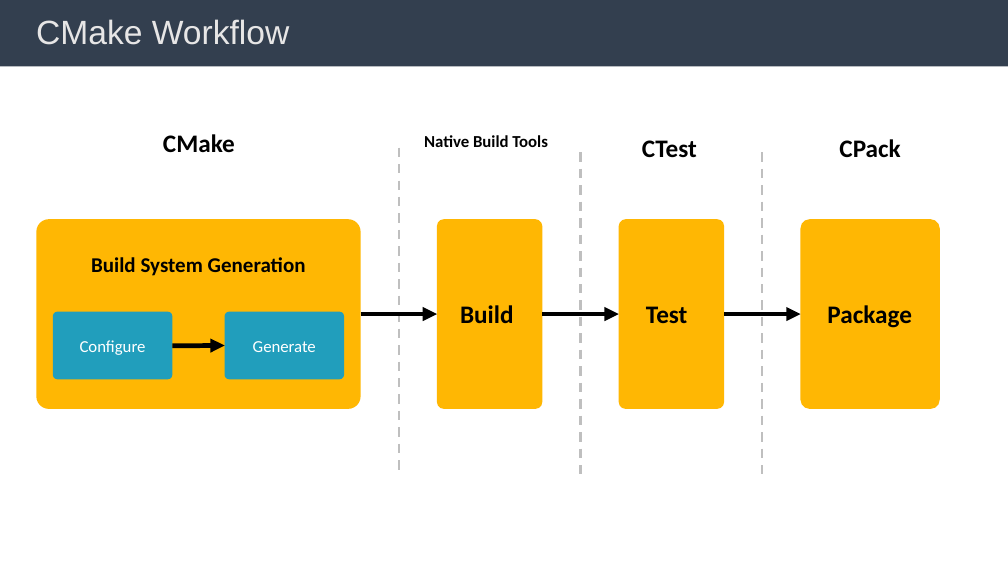
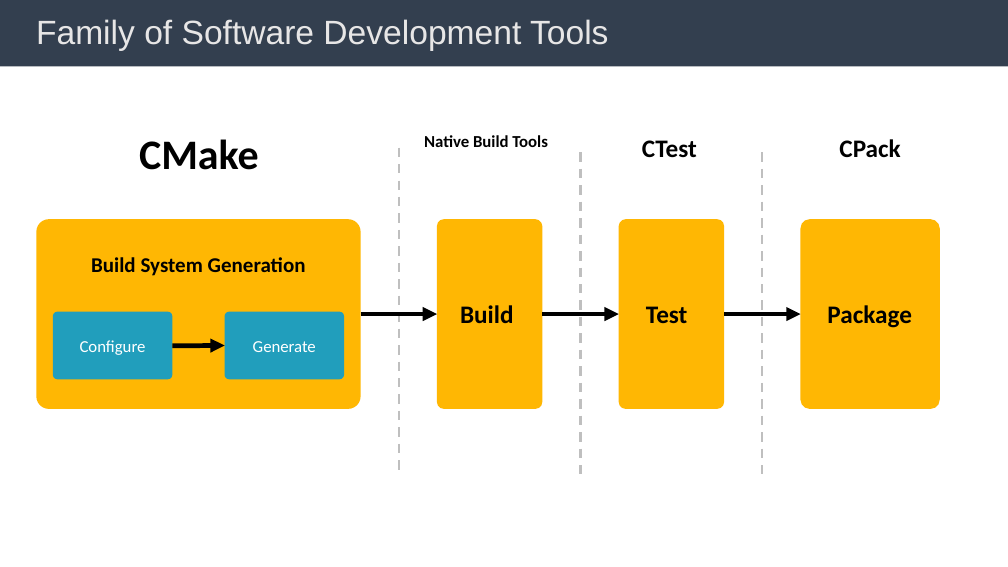
Before and after one commit to BingHanLin/Learn_Modern_CMake, a slide deck: slide 4 of cmake notes.pptx. Drawn at 1008x567 pixels with LibreOffice and Linux fonts; fonts in the diff are those of the drawing; background and template pictures are left out. Boxes give left, top, right and bottom in pixels: in the first picture for what was removed or moved away, otherwise in the second. Text is boxed around its words. In the diff, an @@ line names an element or a change of style, - is before the commit and + after.

```diff
--- a/cmake notes.pptx
+++ b/cmake notes.pptx
@@ title at bbox=[36, 19, 608, 51]: text changed @@
-CMake Workflow
+Family of Software Development Tools
@@ text "CMake" at bbox=[139, 139, 259, 170]: size 24 to 40 pt @@
```
Also in this commit, not shown: 4 other slides changed, 2 slides added, 1 slide removed, 3 other files.
